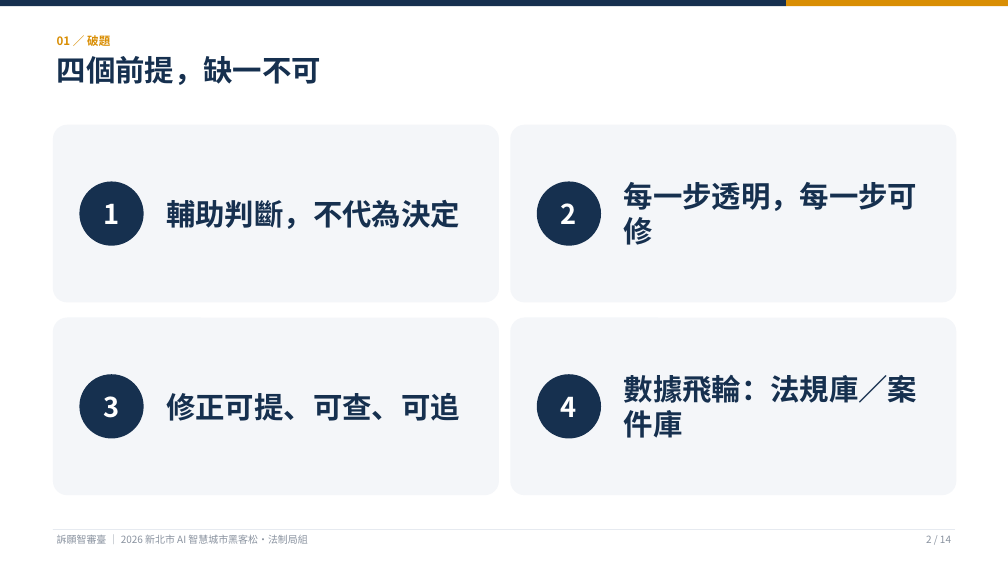
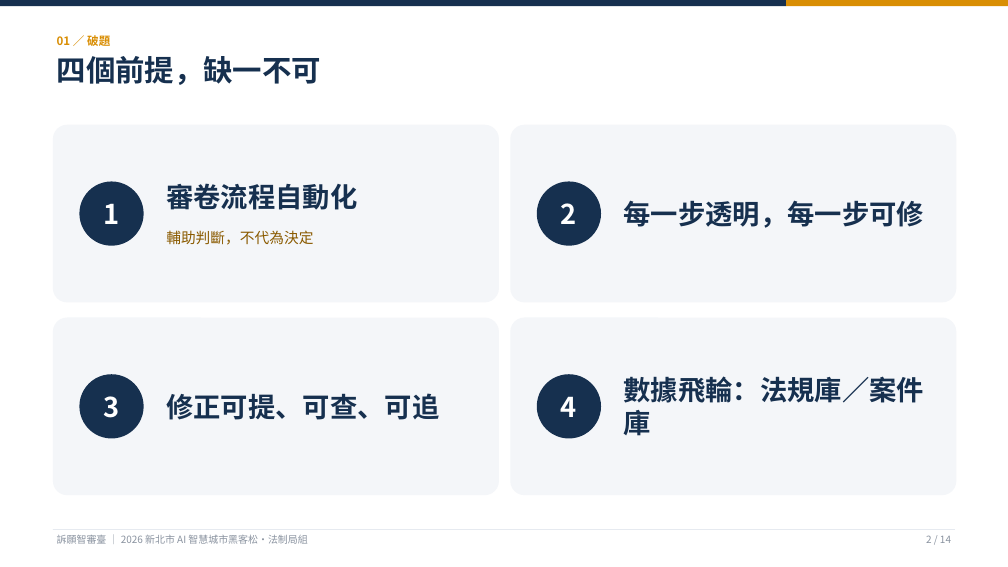
Before and after one commit to KevinMursh/hackathon_wisxxxx, a slide deck: slide 2 of docs/提案/提案簡報-訴願智審臺.pptx. Drawn at 1008x567 pixels with LibreOffice and Linux fonts; fonts in the diff are those of the drawing. Boxes give left, top, right and bottom in pixels: in the first picture for what was removed or moved away, otherwise in the second. Text is boxed around its words. In the diff, an @@ line names an element or a change of style, - is before the commit and + after.

```diff
--- a/docs/提案/提案簡報-訴願智審臺.pptx
+++ b/docs/提案/提案簡報-訴願智審臺.pptx
@@ text added at (x1=166, y1=183, x2=357, y2=210), 26 pt, text #16304F, bold @@
+審卷流程自動化
@@ text "輔助判斷，不代為決定" moved from (x1=166, y1=200, x2=460, y2=229) to (x1=166, y1=230, x2=313, y2=245) @@
@@ text "輔助判斷，不代為決定" at (x1=166, y1=230, x2=313, y2=245): size 28 to 14 pt, text colour #16304F to #8A5A00, bold off; vertical alignment middle to top @@
@@ size 28 to 26 pt in 3 elements at (x1=624, y1=200, x2=924, y2=228), (x1=166, y1=393, x2=439, y2=420), (x1=624, y1=376, x2=924, y2=436) @@
```
Also in this commit, not shown: 2 other slides changed, 1 slide added, 1 slide removed, 3 other files.
